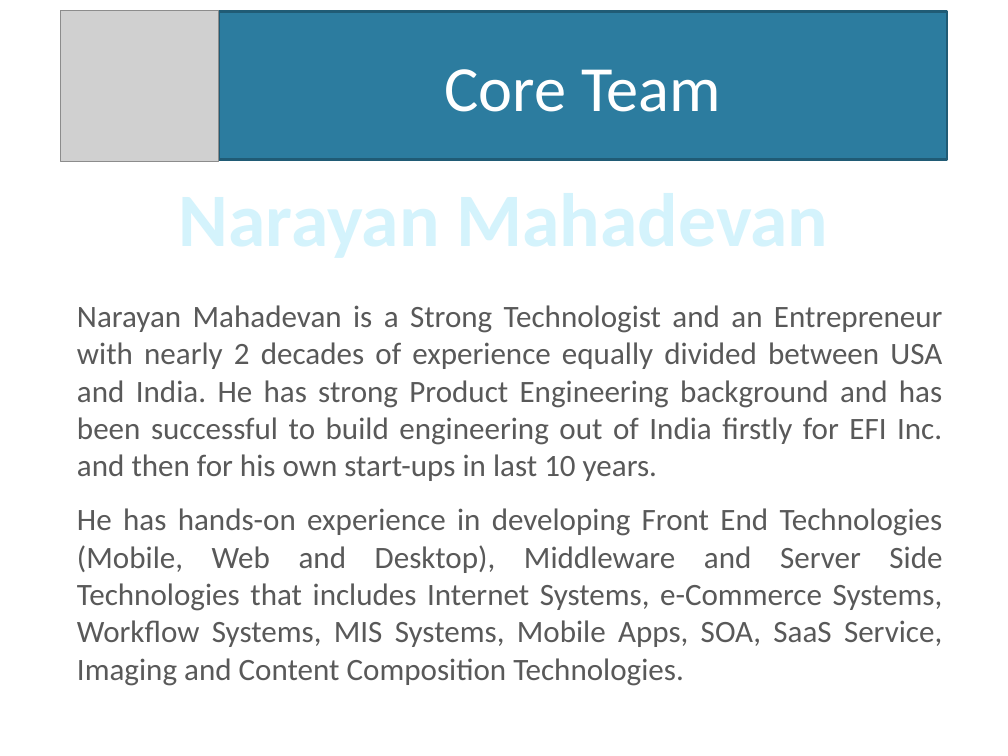
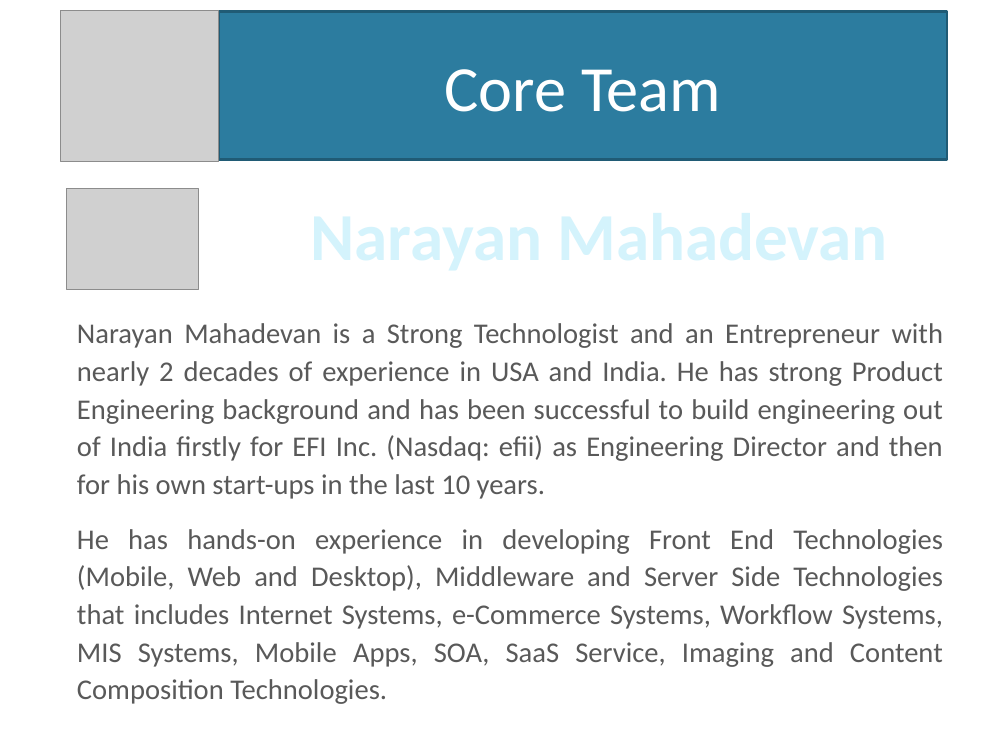
Before and after one commit to NarayanMahadevan/MakeTechEzResources, a slide deck: slide 24 of Documents/MakeTechEzTrainingProgramme.pptx. Drawn at 1008x756 pixels with LibreOffice and Linux fonts; fonts in the diff are those of the drawing; grey boxes stand for pictures; background and template pictures are left out. Boxes give left, top, right and bottom in pixels: in the first picture for what was removed or moved away, otherwise in the second. Text is boxed around its words. In the diff, an @@ line names an element or a change of style, - is before the commit and + after.

```diff
--- a/Documents/MakeTechEzTrainingProgramme.pptx
+++ b/Documents/MakeTechEzTrainingProgramme.pptx
@@ picture added at (x1=67, y1=188, x2=198, y2=290) @@
@@ text "Narayan Mahadevan" moved from (x1=125, y1=166, x2=883, y2=268) to (x1=262, y1=188, x2=938, y2=280) @@
@@ text "Narayan Mahadevan" at (x1=262, y1=188, x2=938, y2=280): size 54 to 48 pt @@
@@ text "Narayan Mahadevan is a Strong ..." moved from (x1=77, y1=305, x2=943, y2=686) to (x1=77, y1=323, x2=943, y2=704) @@
@@ text at (x1=77, y1=323, x2=943, y2=499): text changed; size 22.2 to 20.4 pt @@
-Narayan Mahadevan is a Strong Technologist and an Entrepreneur with nearly 2 decades of experience equally divided between USA and India. He has strong Product Engineering background and has been successful to build engineering out of India firstly for EFI Inc. and then for his own start-ups in last 10 years.
+Narayan Mahadevan is a Strong Technologist and an Entrepreneur with nearly 2 decades of experience in USA and India. He has strong Product Engineering background and has been successful to build engineering out of India firstly for EFI Inc. (Nasdaq: efii) as Engineering Director and then for his own start-ups in the last 10 years.
@@ text at (x1=77, y1=529, x2=943, y2=704): size 22.2 to 20.4 pt in "He has hands-on experience in developing Front ..."; line spacing 1 to 1.1 @@
```
Also in this commit, not shown: 13 other slides changed, 1 slide added, 8 other files.
